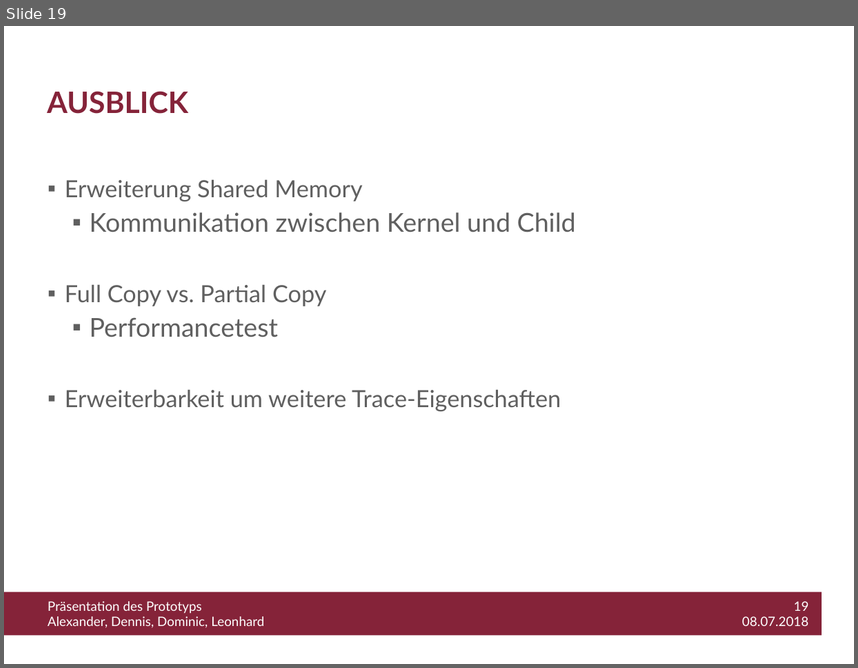
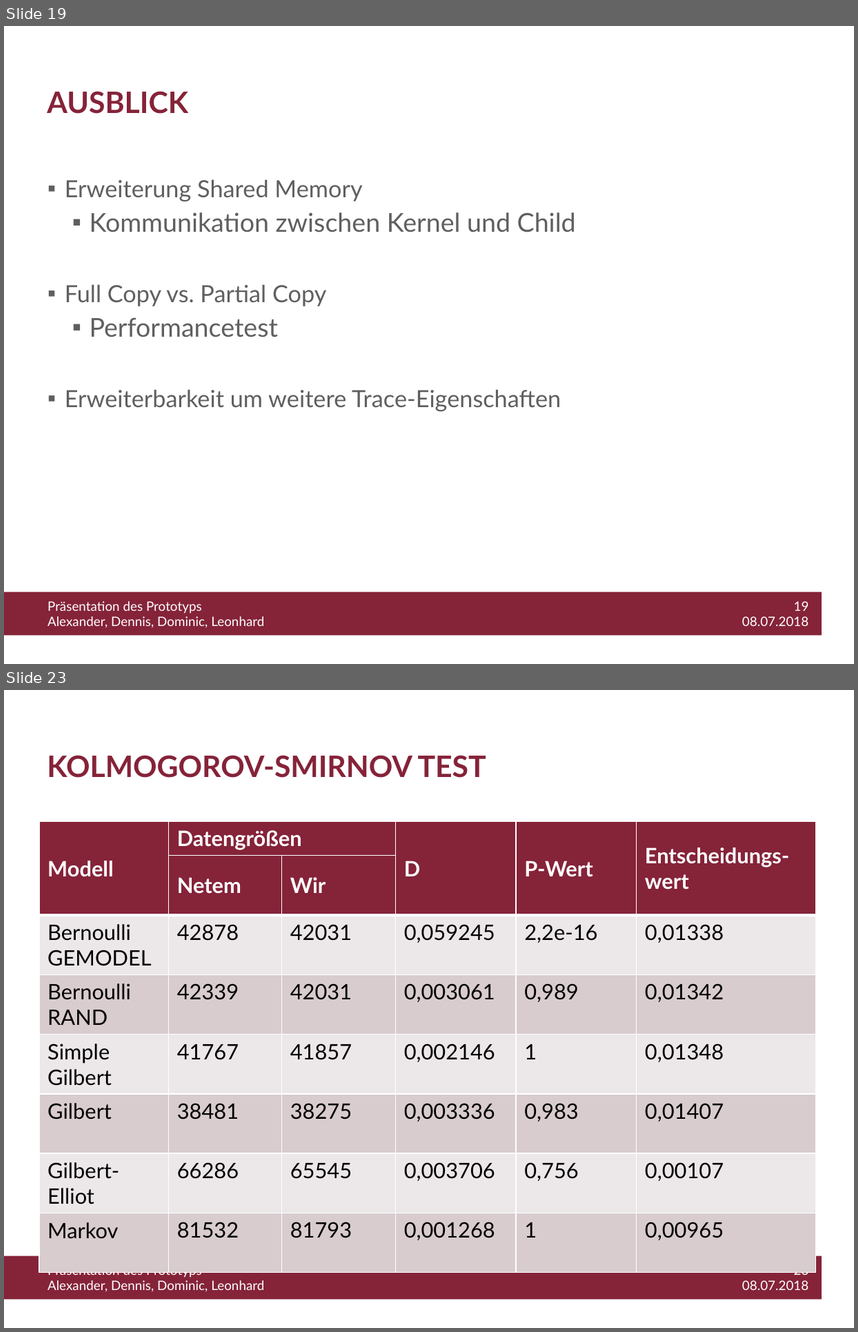
Before and after one commit to WiLEProjekt/Prototyp, a slide deck: Prototyp_Präsentation.pptx. Shown one above the other, each under a label of ours: slide 19 before the commit, slides 19 and 23 after it; the slides between them are not shown. The pictures are 858x668 and 858x1332 pixels, drawn with LibreOffice and Linux fonts; fonts in the diff are those of the drawing; background and template pictures are left out. Boxes give left, top, right and bottom in pixels: in the first picture for what was removed or moved away, otherwise in the second. Text is boxed around its words. In the diff, an @@ line names an element or a change of style, - is before the commit and + after.

```diff
--- a/Prototyp_Präsentation.pptx
+++ b/Prototyp_Präsentation.pptx
@@ slide 23 added at (4, 690, 854, 1328), background #FFFFFF; not listed: 3 template elements that a slide beside it also shows @@
@@ title added at (47, 755, 486, 778), 25 pt, text #852339, bold @@
+KOLMOGOROV-SMIRNOV TEST
@@ table added at (39, 822, 816, 1247), 8 rows, 6 columns @@
+Modell | Datengrößen |  | D | P-Wert | Entscheidungs-wert
+ | Netem | Wir |  |  | 
+Bernoulli / GEMODEL | 42878 | 42031 | 0,059245 | 2,2e-16 | 0,01338
+Bernoulli / RAND | 42339 | 42031 | 0,003061 | 0,989 | 0,01342
+Simple Gilbert | 41767 | 41857 | 0,002146 | 1 | 0,01348
+Gilbert | 38481 | 38275 | 0,003336 | 0,983 | 0,01407
+Gilbert-Elliot | 66286 | 65545 | 0,003706 | 0,756 | 0,00107
+Markov | 81532 | 81793 | 0,001268 | 1 | 0,00965
```
Also in this commit, not shown: 2 slides changed, 7 other slides added, 1 slide removed.
